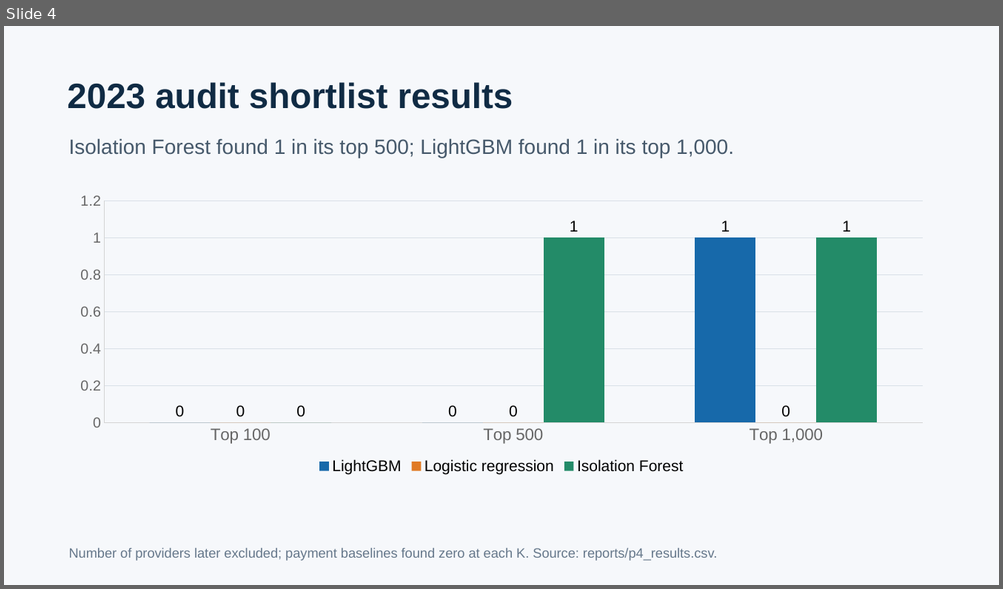
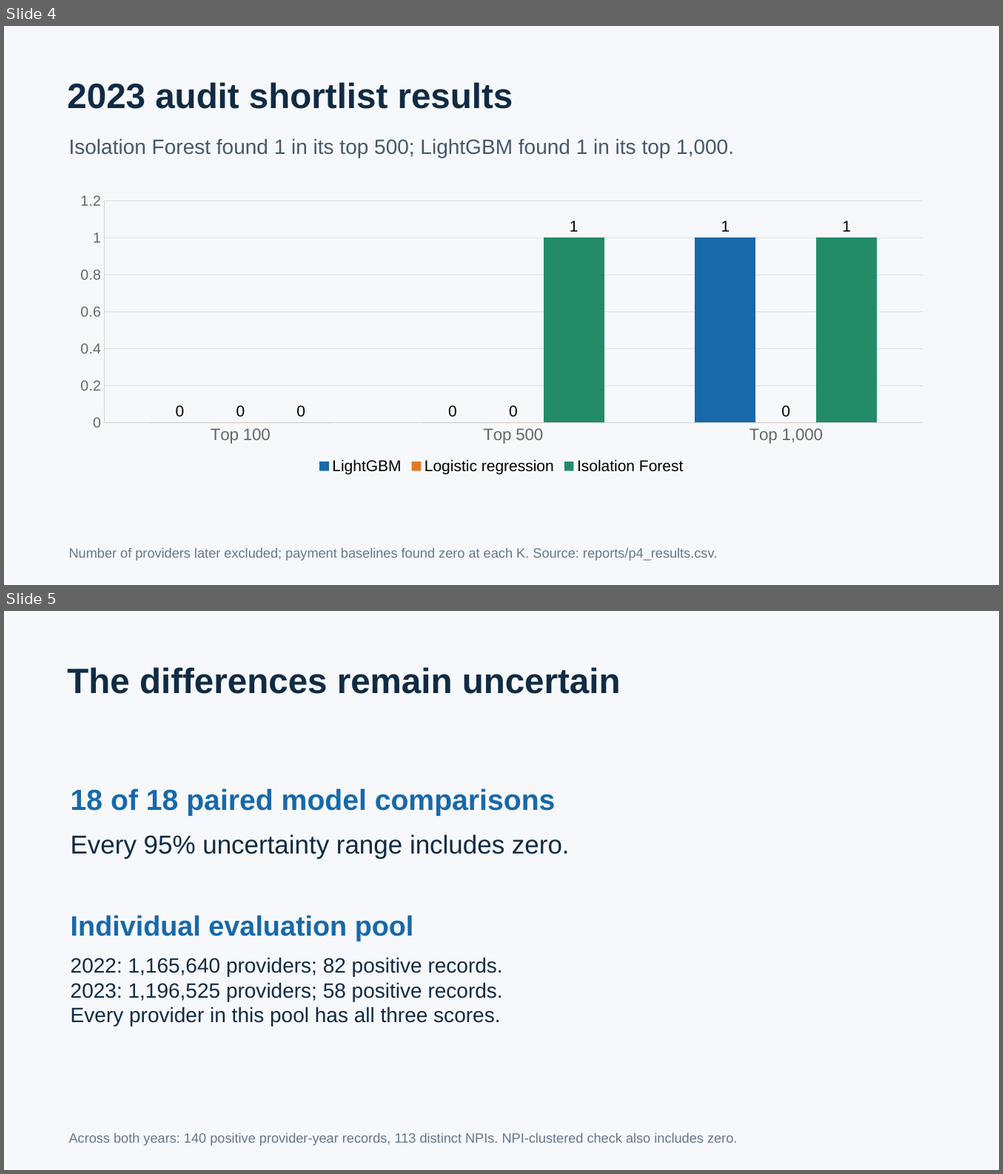
Before and after one commit to 23f2005056/mlba, a slide deck: presentation_figures/FraudLens_P4_Evaluation.pptx. Shown one above the other, each under a label of ours: slide 4 before the commit, slides 4 and 5 after it. The pictures are 1003x589 and 1003x1174 pixels, drawn with LibreOffice and Linux fonts; fonts in the diff are those of the drawing. Boxes give left, top, right and bottom in pixels: in the first picture for what was removed or moved away, otherwise in the second. Text is boxed around its words. In the diff, an @@ line names an element or a change of style, - is before the commit and + after.

Commit message:
Align P4 evaluation with P1 individual pool

```diff
--- a/presentation_figures/FraudLens_P4_Evaluation.pptx
+++ b/presentation_figures/FraudLens_P4_Evaluation.pptx
@@ slide 5 added at box(4, 611, 999, 1170), background #F6F8FB @@
@@ text added at box(67, 667, 620, 694), 34 pt, text #102B44, bold @@
+The differences remain uncertain
@@ text added at box(71, 789, 555, 816), 28 pt, text #1769AA, bold @@
+18 of 18 paired model comparisons
@@ text added at box(71, 834, 569, 859), 25 pt, text #102B44 @@
+Every 95% uncertainty range includes zero.
@@ text added at box(71, 915, 414, 941), 27 pt, text #1769AA, bold @@
+Individual evaluation pool
@@ text added at box(71, 957, 503, 1027), 20 pt, text #102B44 @@
+2022: 1,165,640 providers; 82 positive records.
+2023: 1,196,525 providers; 58 positive records.
+Every provider in this pool has all three scores.
@@ text added at box(69, 1133, 737, 1146), 13 pt, text #65778A @@
+Across both years: 140 positive provider-year records, 113 distinct NPIs. NPI-clustered check also includes zero.
```
Also in this commit, not shown: 3 slides changed, 1 slide removed, 17 other files.
